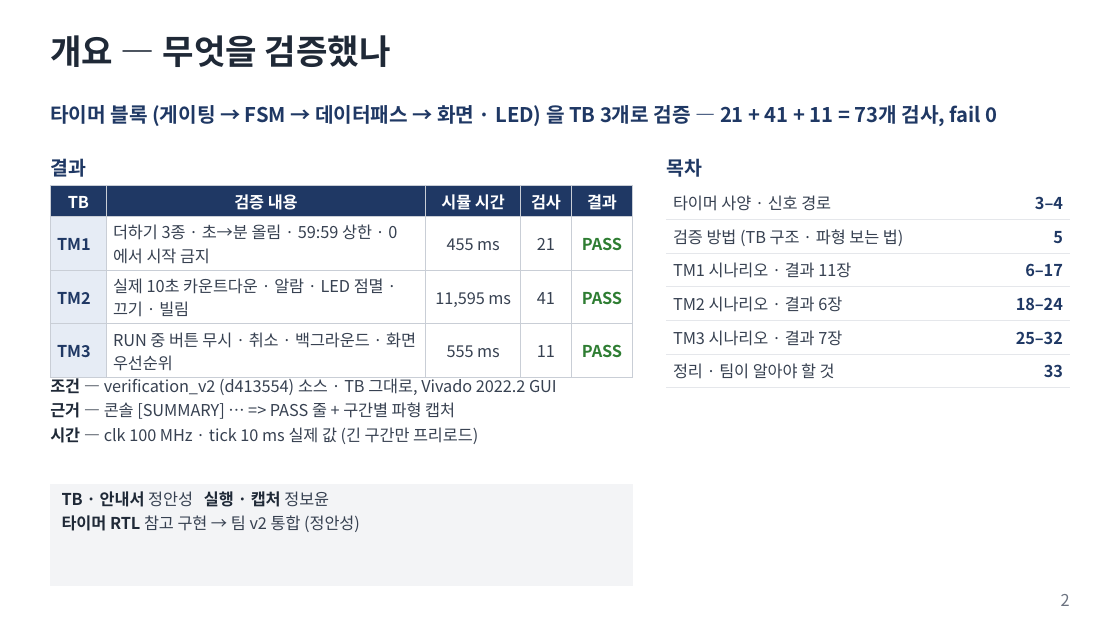
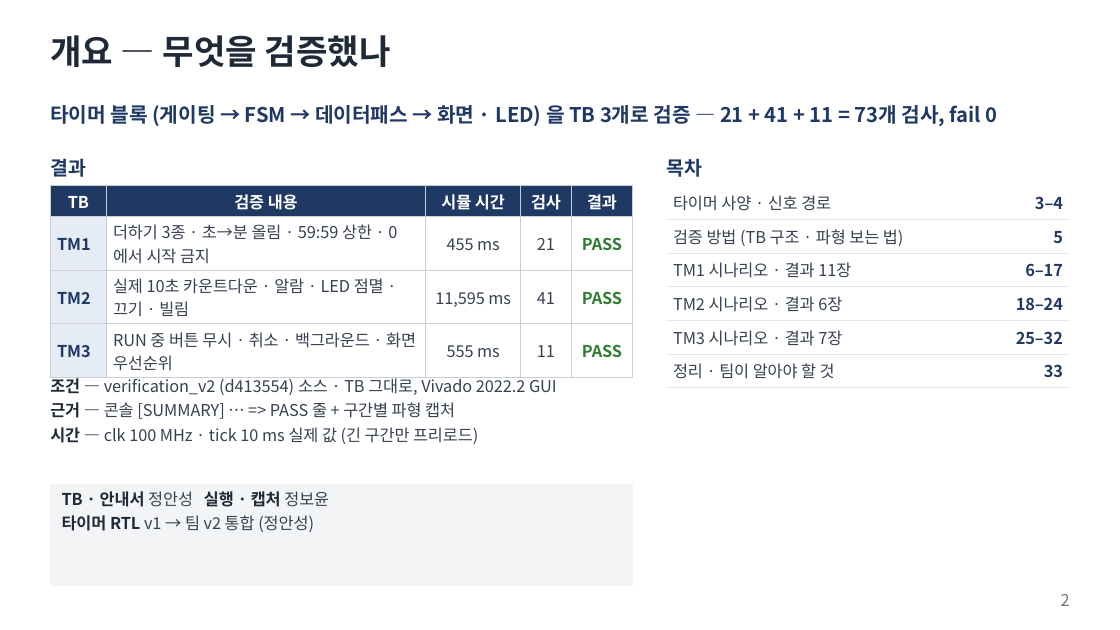
Before and after one commit to kimsacademy1234-max/BEST_Stop_watch_project, a slide deck: slide 2 of boyun/timer_sim_verification/정보윤_타이머_시뮬레이션검증_v1.0.pptx. Drawn at 1120x630 pixels with LibreOffice and Linux fonts; fonts in the diff are those of the drawing. Boxes give left, top, right and bottom in pixels: in the first picture for what was removed or moved away, otherwise in the second. Text is boxed around its words. In the diff, an @@ line names an element or a change of style, - is before the commit and + after.

```diff
--- a/boyun/timer_sim_verification/정보윤_타이머_시뮬레이션검증_v1.0.pptx
+++ b/boyun/timer_sim_verification/정보윤_타이머_시뮬레이션검증_v1.0.pptx
@@ text at [62,515,314,532]: text changed @@
-• 타이머 RTL 참고 구현 → 팀 v2 통합 (정안성)
+• 타이머 RTL v1 → 팀 v2 통합 (정안성)
```
Also in this commit, not shown: 26 other files.
